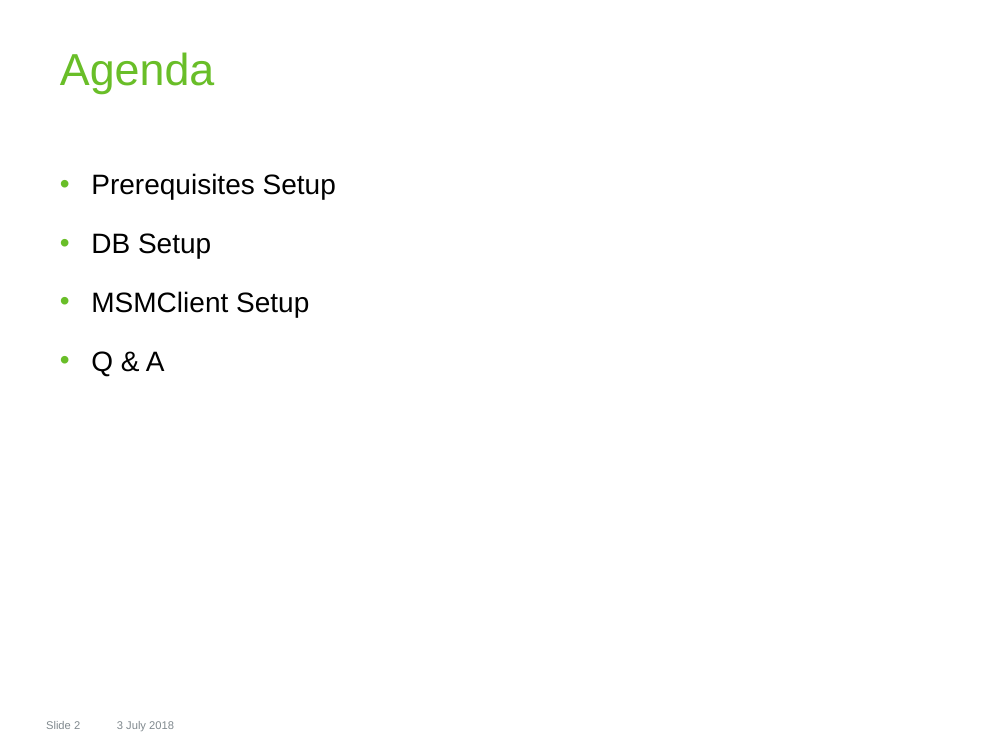
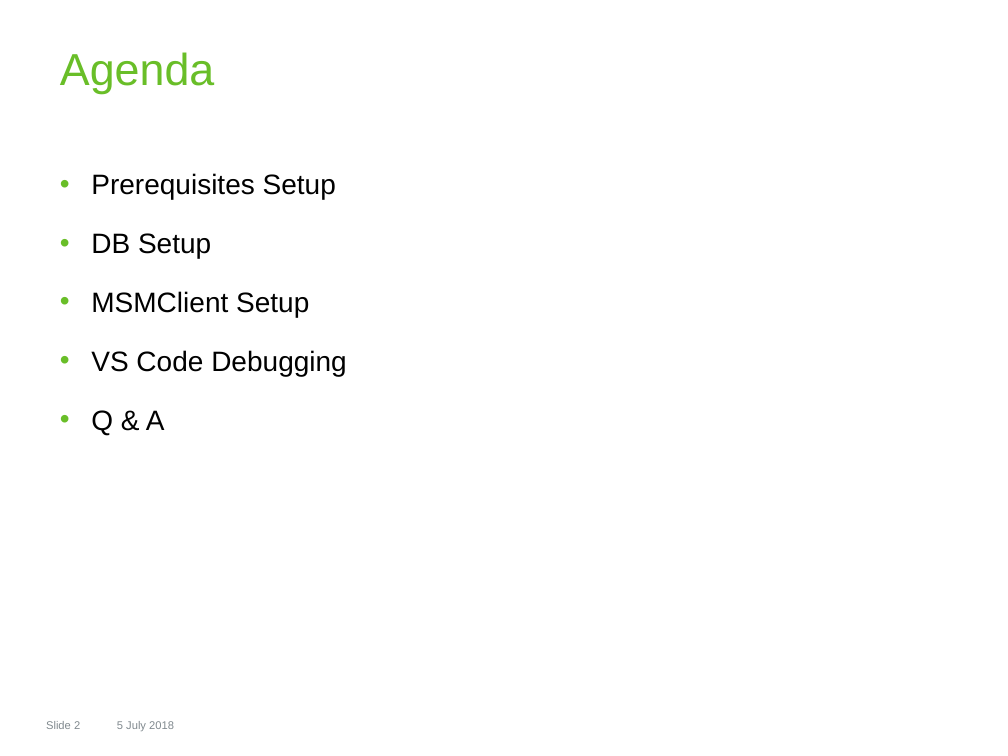
Before and after one commit to rubytl/html5, a slide deck: slide 2 of Documents/MSMClient Setup.pptx. Drawn at 1008x756 pixels with LibreOffice and Linux fonts; fonts in the diff are those of the drawing; background and template pictures are left out. Boxes give left, top, right and bottom in pixels: in the first picture for what was removed or moved away, otherwise in the second. Text is boxed around its words. In the diff, an @@ line names an element or a change of style, - is before the commit and + after.

```diff
--- a/Documents/MSMClient Setup.pptx
+++ b/Documents/MSMClient Setup.pptx
@@ text at (x1=91, y1=350, x2=347, y2=376): paragraph added @@
+• VS Code Debugging
@@ text at (x1=117, y1=721, x2=174, y2=731): text changed @@
-3 July 2018
+5 July 2018
```
Also in this commit, not shown: 12 other slides changed, 1 slide added, 8 other files.
